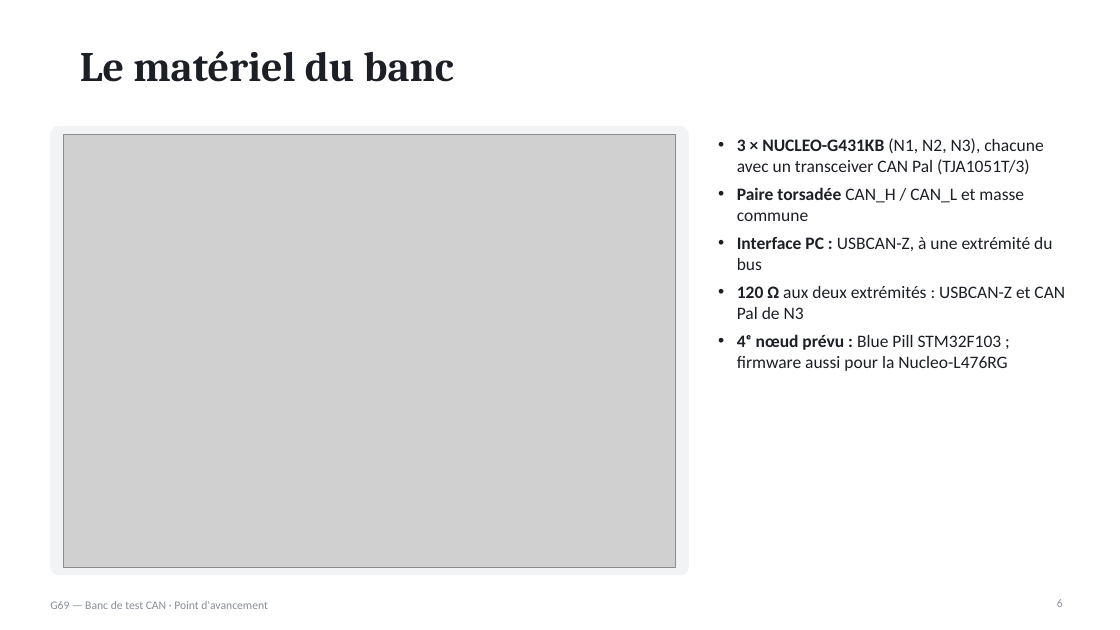
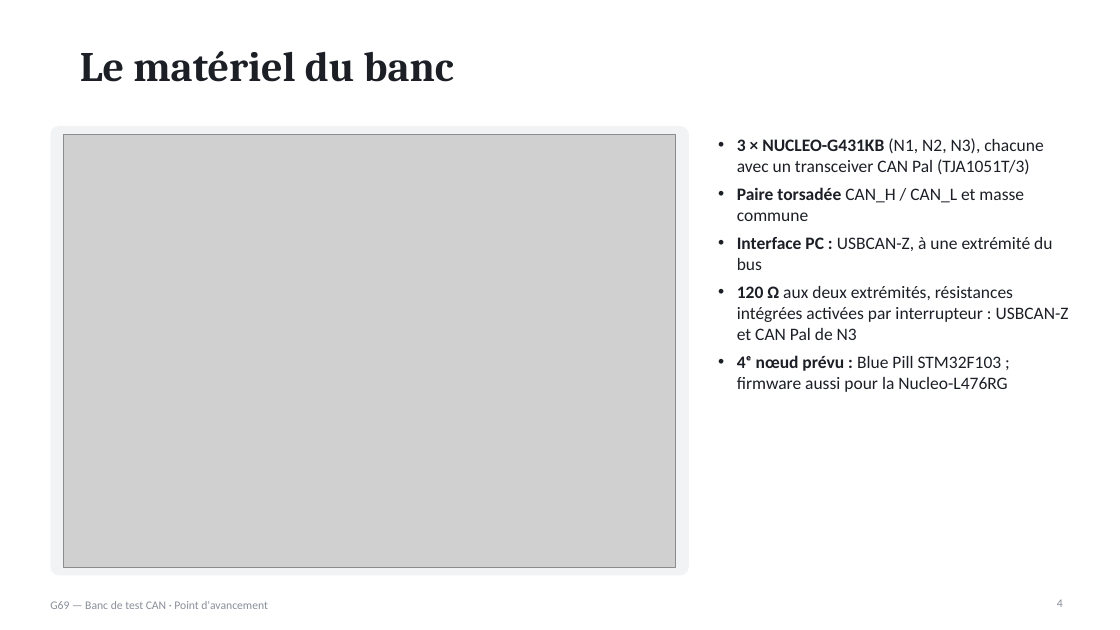
Before and after one commit to xopigun/Projet2A, a slide deck: slide 4 of banc-can/docs/presentation/Avancement_Bus_CAN_G69.pptx (slide 6 before the commit). Drawn at 1120x630 pixels with LibreOffice and Linux fonts; fonts in the diff are those of the drawing; grey boxes stand for pictures. Boxes give left, top, right and bottom in pixels: in the first picture for what was removed or moved away, otherwise in the second. Text is boxed around its words. In the diff, an @@ line names an element or a change of style, - is before the commit and + after.

```diff
--- a/banc-can/docs/presentation/Avancement_Bus_CAN_G69.pptx
+++ b/banc-can/docs/presentation/Avancement_Bus_CAN_G69.pptx
@@ text at (737,286,1069,340): text changed @@
-• 120 Ω aux deux extrémités : USBCAN-Z et CAN Pal de N3
+• 120 Ω aux deux extrémités, résistances intégrées activées par interrupteur : USBCAN-Z et CAN Pal de N3
@@ page number at (1057,600,1063,607): text changed @@
-6
+4
```
Also in this commit, not shown: 4 other slides changed, 3 slides removed.
